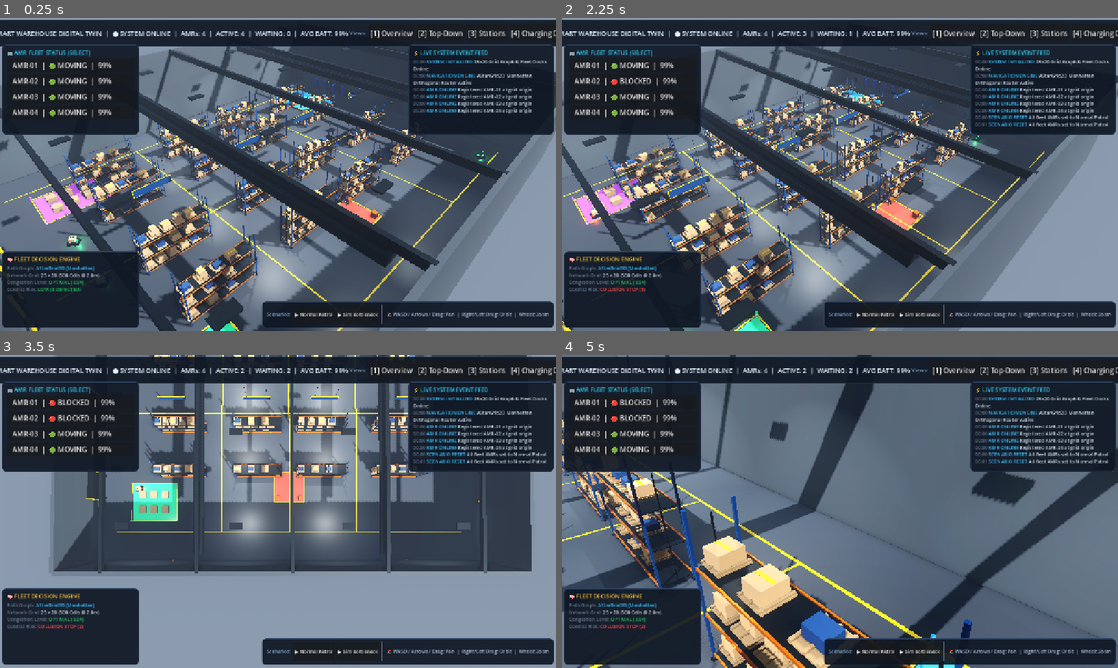
Above: before the commit, frames 1-4 (two rows, left to right).
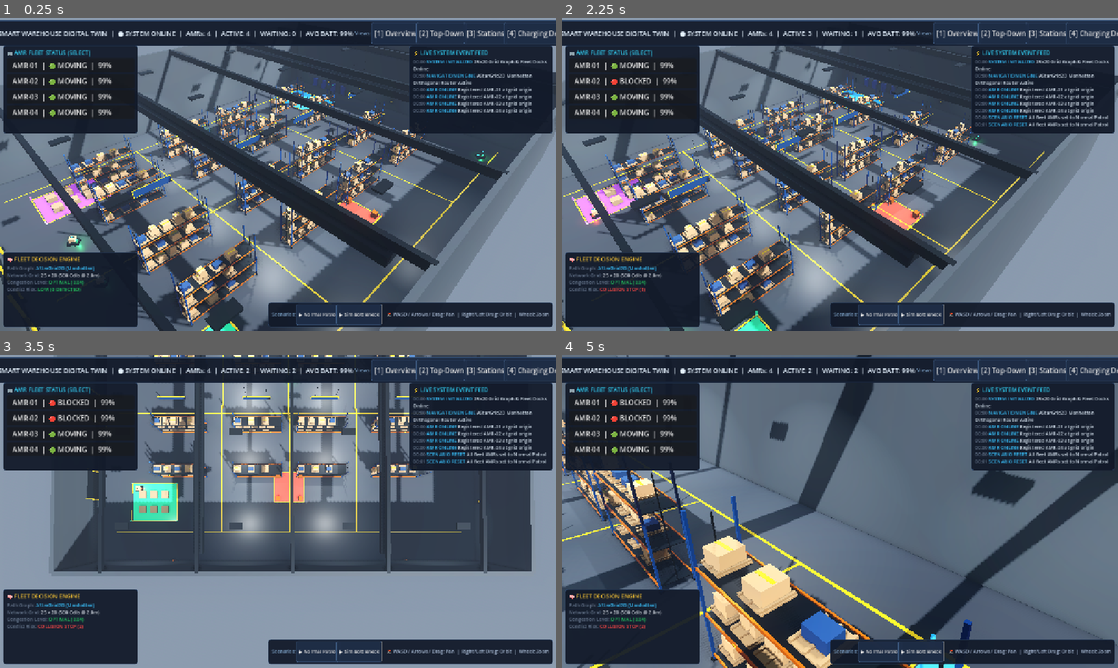
Above: after the commit, the same moments.

Repository: venkatengineer/sih
Game: Godot game, scene res://scenes/main.tscn
The game is run twice, just before and just after one commit, with the same random seed, the same clock (stepped at 60 frames per second) and the same inputs.
Inputs (mouse positions are in pixels of both pictures, inside the frame that each line leads up to):
- Up to frame 1 (0.25 s): no input
- Up to frame 2 (2.25 s): click "▶ Normal Patrol" at 0.5 s; click "▶ Normal Patrol" at 1.25 s; tap Enter at 2 s; move the mouse to (962, 158) at 2.02 s; hold D from 2.03 s (still down); tap 1 at 2.1 s; click (962, 158) at 2.17 s
- Up to frame 3 (3.5 s): move the mouse to (166, 527) at 2.77 s; release D at 2.78 s; hold S from 2.78 s (still down); tap 2 at 2.85 s
- Up to frame 4 (5 s): move the mouse to (895, 442) at 3.52 s; release S at 3.53 s; hold D 3.53-4.28 s; tap 3 at 3.6 s; move the mouse to (812, 574) at 4.27 s; hold W from 4.28 s (still down); tap 4 at 4.35 s; click (812, 574) at 4.42 s

The runs differ from the first frame. In frame 1, 6.3% of the frame differs, in the area x 0-100%, y 0-99%; in frame 2, 6.3%; in frame 3, 6.3%; in frame 4, 6.3%.

Commit message:
Apply dark industrial theme styling to UI panels and buttons

Diff:
--- a/scenes/main.tscn
+++ b/scenes/main.tscn
@@ -8,20 +8,52 @@
 [ext_resource type="Script" path="res://scripts/amr/fleet_manager.gd" id="6_fleet"]
 
 [sub_resource type="StyleBoxFlat" id="StyleBoxFlat_panel"]
-bg_color = Color(0.06, 0.09, 0.14, 0.92)
+bg_color = Color(0.07, 0.1, 0.16, 0.94)
 border_width_left = 1
 border_width_top = 1
 border_width_right = 1
 border_width_bottom = 1
-border_color = Color(0.18, 0.26, 0.38, 0.9)
-corner_radius_top_left = 8
-corner_radius_top_right = 8
-corner_radius_bottom_right = 8
-corner_radius_bottom_left = 8
-expand_margin_left = 10.0
-expand_margin_top = 8.0
-expand_margin_right = 10.0
-expand_margin_bottom = 8.0
+border_color = Color(0.18, 0.28, 0.42, 0.95)
+corner_radius_top_left = 6
+corner_radius_top_right = 6
+corner_radius_bottom_right = 6
+corner_radius_bottom_left = 6
+expand_margin_left = 8.0
+expand_margin_top = 6.0
+expand_margin_right = 8.0
+expand_margin_bottom = 6.0
+
+[sub_resource type="StyleBoxFlat" id="StyleBoxFlat_btn_normal"]
+bg_color = Color(0.12, 0.18, 0.28, 0.9)
+border_width_left = 1
+border_width_top = 1
+border_width_right = 1
+border_width_bottom = 1
+border_color = Color(0.24, 0.35, 0.5, 0.8)
+corner_radius_top_left = 4
+corner_radius_top_right = 4
+corner_radius_bottom_right = 4
+corner_radius_bottom_left = 4
+expand_margin_left = 6.0
+expand_margin_top = 3.0
+expand_margin_right = 6.0
+expand_margin_bottom = 3.0
+
+[sub_resource type="StyleBoxFlat" id="StyleBoxFlat_btn_hover"]
+bg_color = Color(0.18, 0.28, 0.42, 1)
+border_width_left = 1
+border_width_top = 1
+border_width_right = 1
+border_width_bottom = 1
+border_color = Color(0.38, 0.55, 0.78, 1)
+corner_radius_top_left = 4
+corner_radius_top_right = 4
+corner_radius_bottom_right = 4
+corner_radius_bottom_left = 4
+expand_margin_left = 6.0
+expand_margin_top = 3.0
+expand_margin_right = 6.0
+expand_margin_bottom = 3.0
 
 [node name="Main" type="Node3D"]
 
@@ -111,24 +143,32 @@
 layout_mode = 2
 mouse_filter = 0
 focus_mode = 0
+theme_override_styles/hover = SubResource("StyleBoxFlat_btn_hover")
+theme_override_styles/normal = SubResource("StyleBoxFlat_btn_normal")
 text = "[1] Overview"
 
 [node name="BtnTopDown" type="Button" parent="UI/HUD/HeaderPanel/HBox"]
 layout_mode = 2
 mouse_filter = 0
 focus_mode = 0
+theme_override_styles/hover = SubResource("StyleBoxFlat_btn_hover")
+theme_override_styles/normal = SubResource("StyleBoxFlat_btn_normal")
 text = "[2] Top-Down"
 
 [node name="BtnPickup" type="Button" parent="UI/HUD/HeaderPanel/HBox"]
 layout_mode = 2
 mouse_filter = 0
 focus_mode = 0
+theme_override_styles/hover = SubResource("StyleBoxFlat_btn_hover")
+theme_override_styles/normal = SubResource("StyleBoxFlat_btn_normal")
 text = "[3] Stations"
 
 [node name="BtnCharging" type="Button" parent="UI/HUD/HeaderPanel/HBox"]
 layout_mode = 2
 mouse_filter = 0
 focus_mode = 0
+theme_override_styles/hover = SubResource("StyleBoxFlat_btn_hover")
+theme_override_styles/normal = SubResource("StyleBoxFlat_btn_normal")
 text = "[4] Charging Docks"
 
 [node name="FleetPanel" type="PanelContainer" parent="UI/HUD"]
@@ -187,6 +227,8 @@
 mouse_filter = 0
 focus_mode = 0
 theme_override_font_sizes/font_size = 11
+theme_override_styles/hover = SubResource("StyleBoxFlat_btn_hover")
+theme_override_styles/normal = SubResource("StyleBoxFlat_btn_normal")
 text = "TRACK"
 
 [node name="BtnToggleBlock" type="Button" parent="UI/HUD/SelectedAMRPanel/VBox/HBox"]
@@ -195,6 +237,8 @@
 mouse_filter = 0
 focus_mode = 0
 theme_override_font_sizes/font_size = 11
+theme_override_styles/hover = SubResource("StyleBoxFlat_btn_hover")
+theme_override_styles/normal = SubResource("StyleBoxFlat_btn_normal")
 text = "TOGGLE BLOCK"
 
 [node name="BtnCloseDetail" type="Button" parent="UI/HUD/SelectedAMRPanel/VBox/HBox"]
@@ -202,6 +246,8 @@
 mouse_filter = 0
 focus_mode = 0
 theme_override_font_sizes/font_size = 11
+theme_override_styles/hover = SubResource("StyleBoxFlat_btn_hover")
+theme_override_styles/normal = SubResource("StyleBoxFlat_btn_normal")
 text = "✖"
 
 [node name="DecisionPanel" type="PanelContainer" parent="UI/HUD"]
@@ -306,6 +352,8 @@
 mouse_filter = 0
 focus_mode = 0
 theme_override_font_sizes/font_size = 11
+theme_override_styles/hover = SubResource("StyleBoxFlat_btn_hover")
+theme_override_styles/normal = SubResource("StyleBoxFlat_btn_normal")
 text = "▶ Normal Patrol"
 
 [node name="BtnConflictScenario" type="Button" parent="UI/HUD/ControlBarPanel/HBox"]
@@ -313,6 +361,8 @@
 mouse_filter = 0
 focus_mode = 0
 theme_override_font_sizes/font_size = 11
+theme_override_styles/hover = SubResource("StyleBoxFlat_btn_hover")
+theme_override_styles/normal = SubResource("StyleBoxFlat_btn_normal")
 text = "▶ Sim Bottleneck"
 
 [node name="VSeparator" type="VSeparator" parent="UI/HUD/ControlBarPanel/HBox"]
Not shown: 1 places in scenes/main.tscn that only renumber resources
